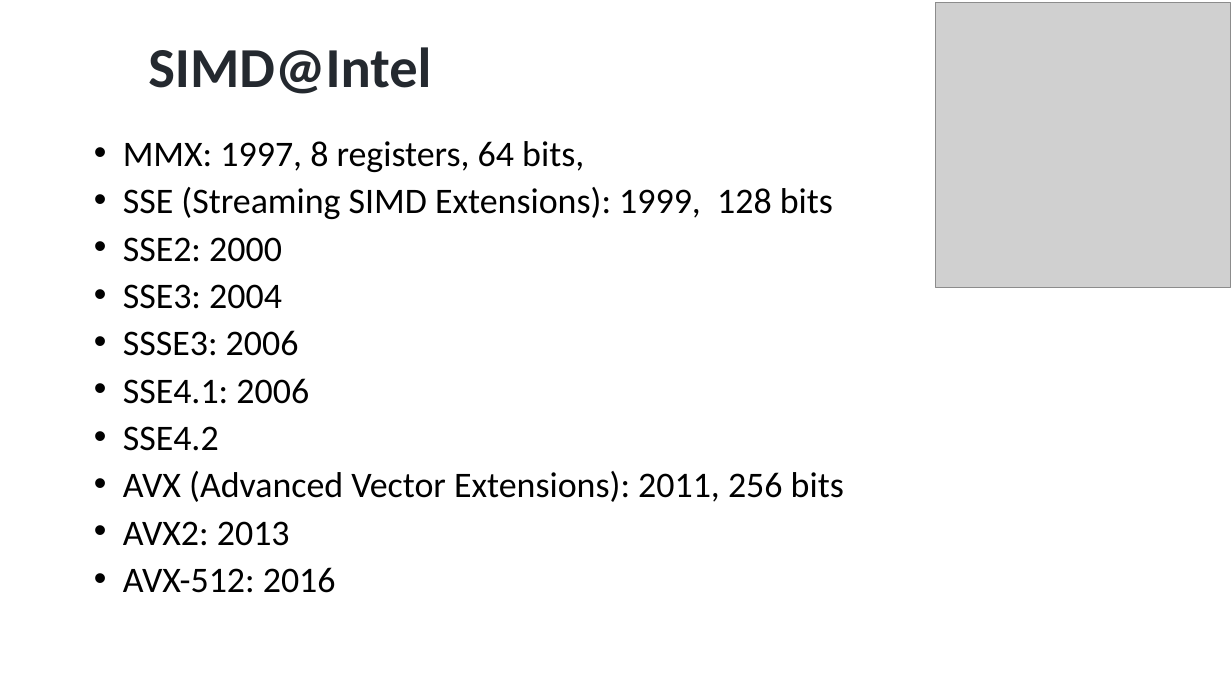
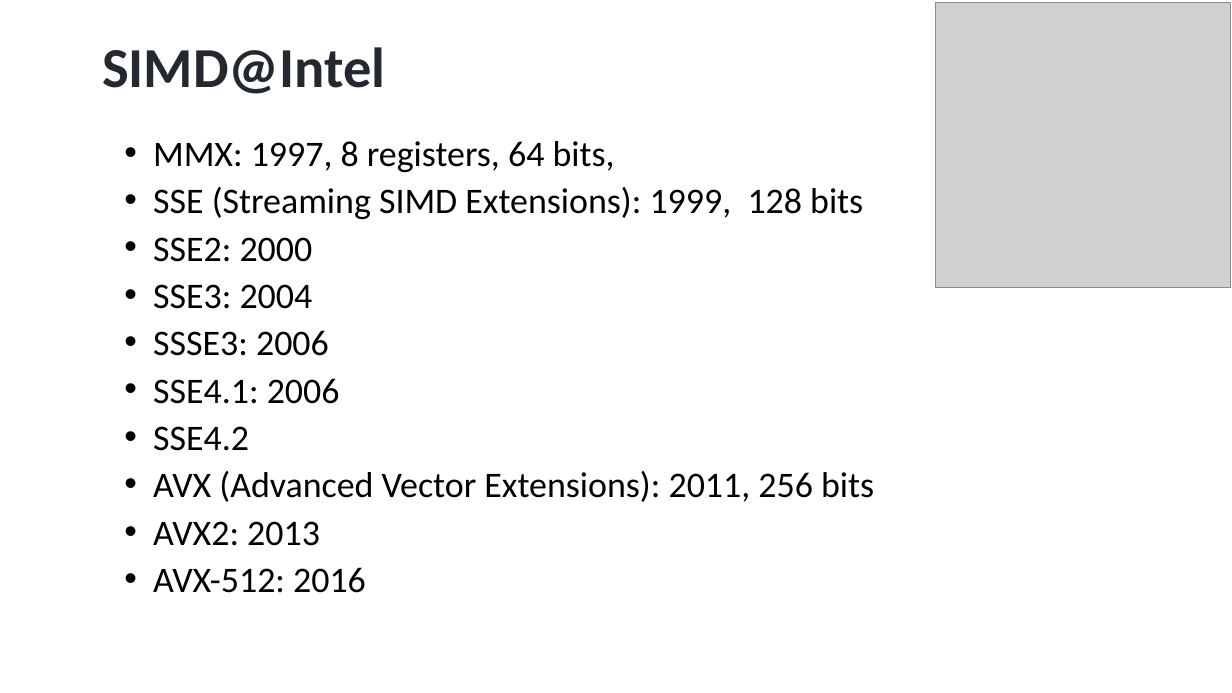
Before and after one commit to ShiqiYu/CPP, a slide deck: slide 3 of week08/Lab08.pptx. Drawn at 1232x693 pixels with LibreOffice and Linux fonts; fonts in the diff are those of the drawing; grey boxes stand for pictures; background and template pictures are left out. Boxes give left, top, right and bottom in pixels: in the first picture for what was removed or moved away, otherwise in the second. Text is boxed around its words. In the diff, an @@ line names an element or a change of style, - is before the commit and + after.

```diff
--- a/week08/Lab08.pptx
+++ b/week08/Lab08.pptx
@@ title "SIMD@Intel": place and size @@
-title "SIMD@Intel" at box(148, 47, 431, 94)
+title "SIMD@Intel" at box(102, 47, 385, 94)
@@ text "MMX: 1997, 8 registers, 64 ...": place and size @@
-text "MMX: 1997, 8 registers, 64 ..." at box(123, 141, 844, 593)
+text "MMX: 1997, 8 registers, 64 ..." at box(153, 141, 874, 593)
```
Also in this commit, not shown: 12 other slides changed, 11 slides added, 1 other file.
